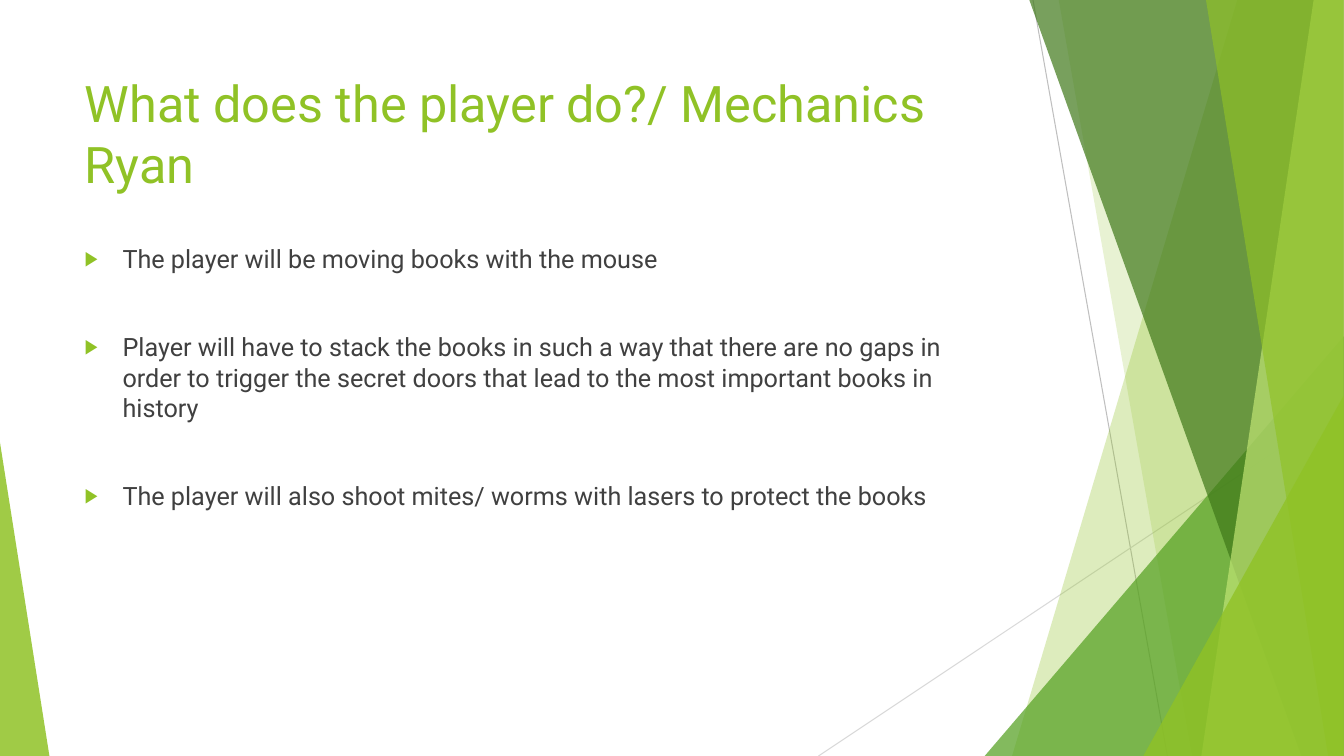
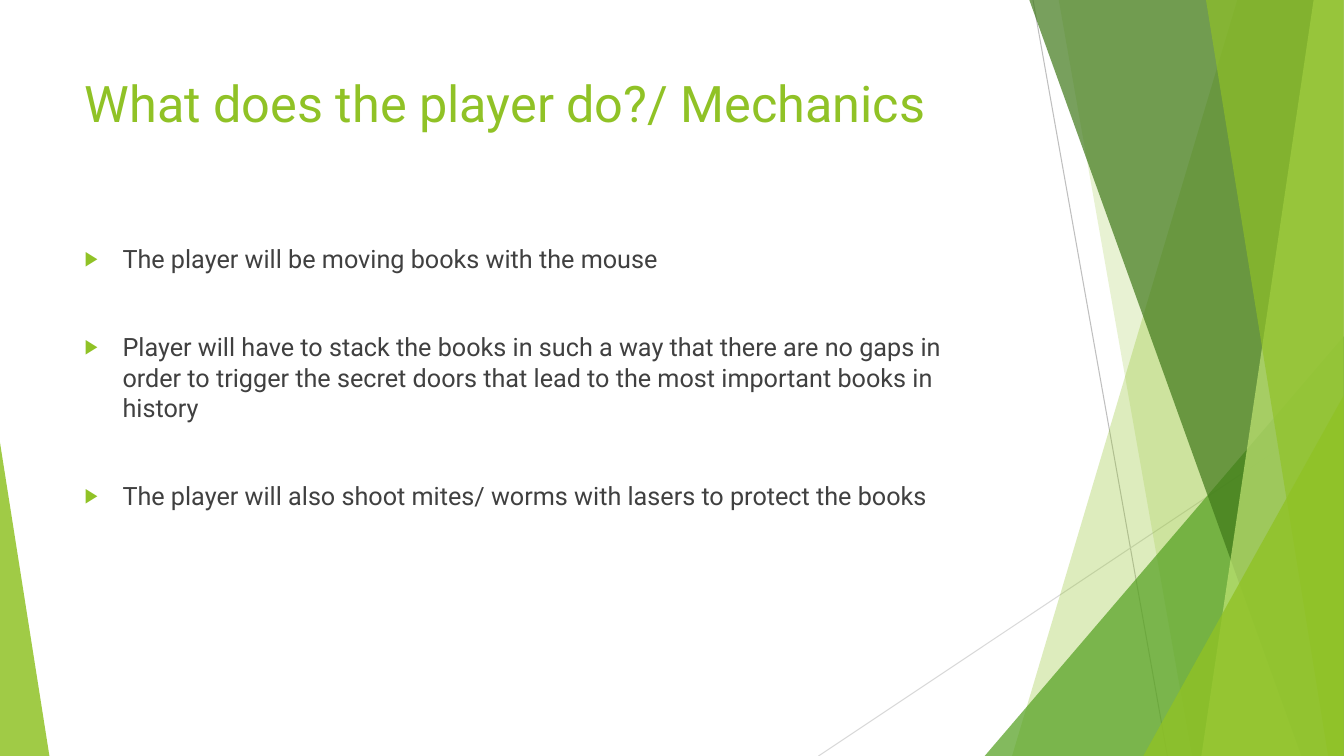
Before and after one commit to UoSGamesGroups/first-semester-l4-5-group-14, a slide deck: slide 5 of Group 14.pptx. Drawn at 1344x756 pixels with LibreOffice and Linux fonts; fonts in the diff are those of the drawing. Boxes give left, top, right and bottom in pixels: in the first picture for what was removed or moved away, otherwise in the second. Text is boxed around its words. In the diff, an @@ line names an element or a change of style, - is before the commit and + after.

```diff
--- a/Group 14.pptx
+++ b/Group 14.pptx
@@ title at box(85, 84, 926, 133): text changed @@
-What does the player do?/ Mechanics Ryan
+What does the player do?/ Mechanics
```
Also in this commit, not shown: 6 other slides changed.
